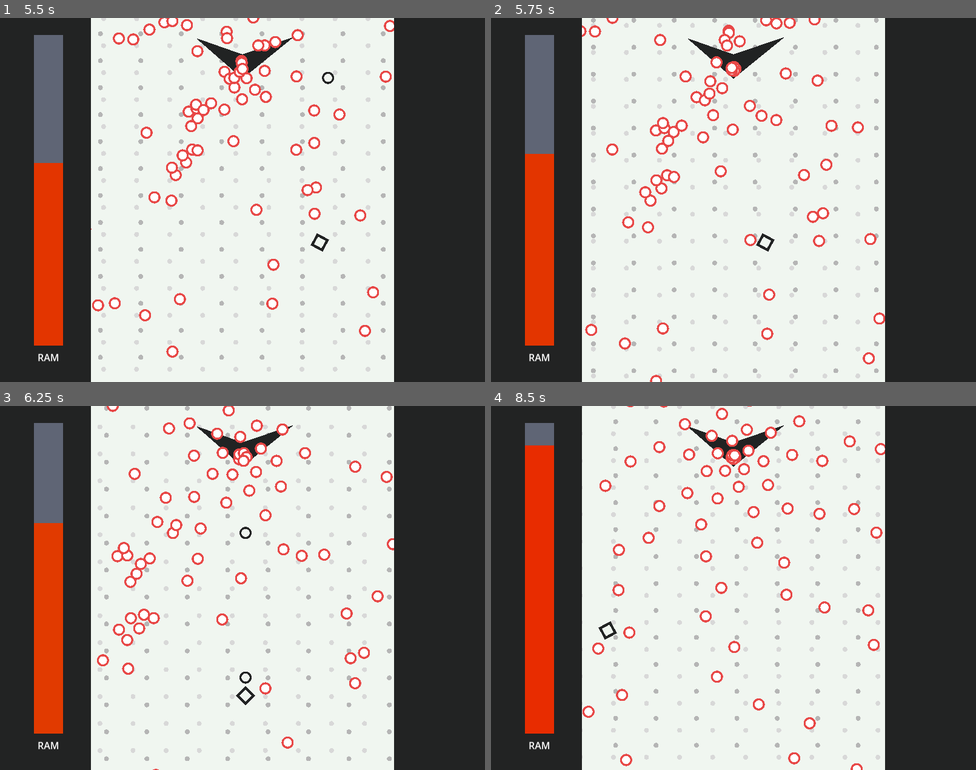
Above: before the commit, frames 1-4 (two rows, left to right).
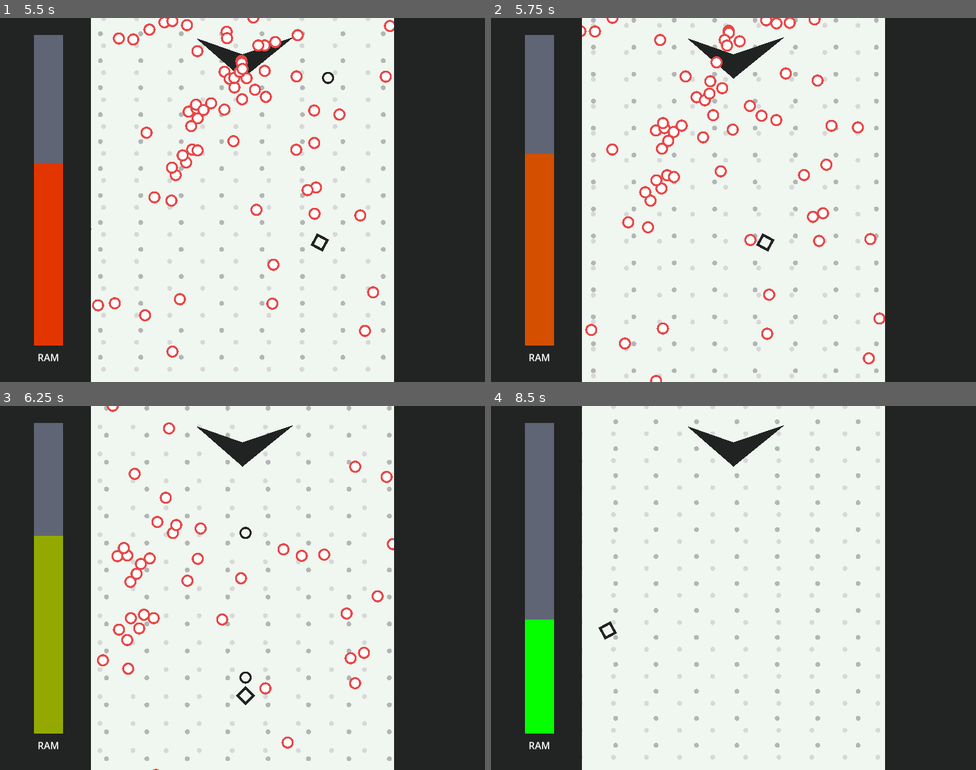
Above: after the commit, the same moments.

Repository: RainMa22/BulletHell
Game: Godot game, scene res://Scenes/Title.tscn
Same seed, same stepped clock (60 frames per second), same inputs: the game is played once before the commit and once after it.
Inputs:
- Up to frame 1 (5.5 s): click "Play New" at 0.5 s; hold D (Right) 1.28-2.03 s; hold Z (Shoot) 1.28-2.03 s; hold S (Down) 2.03-2.78 s; tap Z (Shoot) at 2.1, 3.6, 5.1 s; hold D (Right) 2.78-3.53 s; hold Z (Shoot) 2.78-3.53 s; hold W (Up) 3.53-4.28 s; hold Z (Shoot) 4.28-5.03 s; hold A (Left) from 4.28 s (still down)
- Up to frame 2 (5.75 s): keep holding A (Left)
- Up to frame 3 (6.25 s): release A (Left) at 5.78 s; hold S (Down) from 5.78 s (still down); hold Z (Shoot) from 5.78 s (still down)
- Up to frame 4 (8.5 s): release S (Down) at 6.53 s; release Z (Shoot) at 6.53 s; hold D (Right) 6.53-7.28 s; tap Z (Shoot) at 6.6, 8.1 s; hold W (Up) 7.28-8.03 s; hold Z (Shoot) 7.28-8.03 s; hold D (Right) from 8.03 s (still down)

Frame 1 is identical in both runs. In frame 2, 3.3% of the frame differs, in the area x 7-52%, y 11-90%; in frame 3, 4.4%; in frame 4, 7.0%, in the area x 7-82%, y 0-100%.
Error after the commit: Invalid call. Nonexistent function 'reset' in base 'Nil'. (res://src/boss/Boss.gd:33)

Commit message:
Created helper function for creating new attack pattern

Diff:
--- a/src/boss/Enemy.gd
+++ b/src/boss/Enemy.gd
@@ -37,13 +37,16 @@
 	rng.set_seed(Global.current_boss)
 
 	for i in range(variety):
-		var num = rng.randi_range(0,3)
 		var pattern_time = time_per_pattern + randf_range(-pattern_time_variance/2,pattern_time_variance/2)
 		var firerate = time_per_bullet + randf_range(-bullet_rate_variance/2,bullet_rate_variance/2)
-		var pattern = Pattern.new(self, 0.2,firerate)
-		if(num == 1):
-			pattern = RandomPattern.new(self,pattern_time,firerate)
-		else:
-			pattern = SpiralPattern.new(self, pattern_time,firerate,
-			randi_range(SpiralPattern.SPIRAL_MIN, SpiralPattern.SPIRAL_MAX),rng.randi_range(0,1) == 1)
-		patterns.append(pattern)
+		patterns.append(random_pattern(rng,pattern_time,firerate))
+
+func random_pattern(rng: RandomNumberGenerator, pattern_time, firerate):
+	var num = rng.randi_range(0,3)
+	var pattern = Pattern.new(self, 0.2,firerate)
+	if(num == 1):
+		pattern = RandomPattern.new(self,pattern_time,firerate)
+	else:
+		pattern = SpiralPattern.new(self, pattern_time,firerate,
+		randi_range(SpiralPattern.SPIRAL_MIN, SpiralPattern.SPIRAL_MAX),rng.randi_range(0,1) == 1)
+	patterns.append(pattern)
